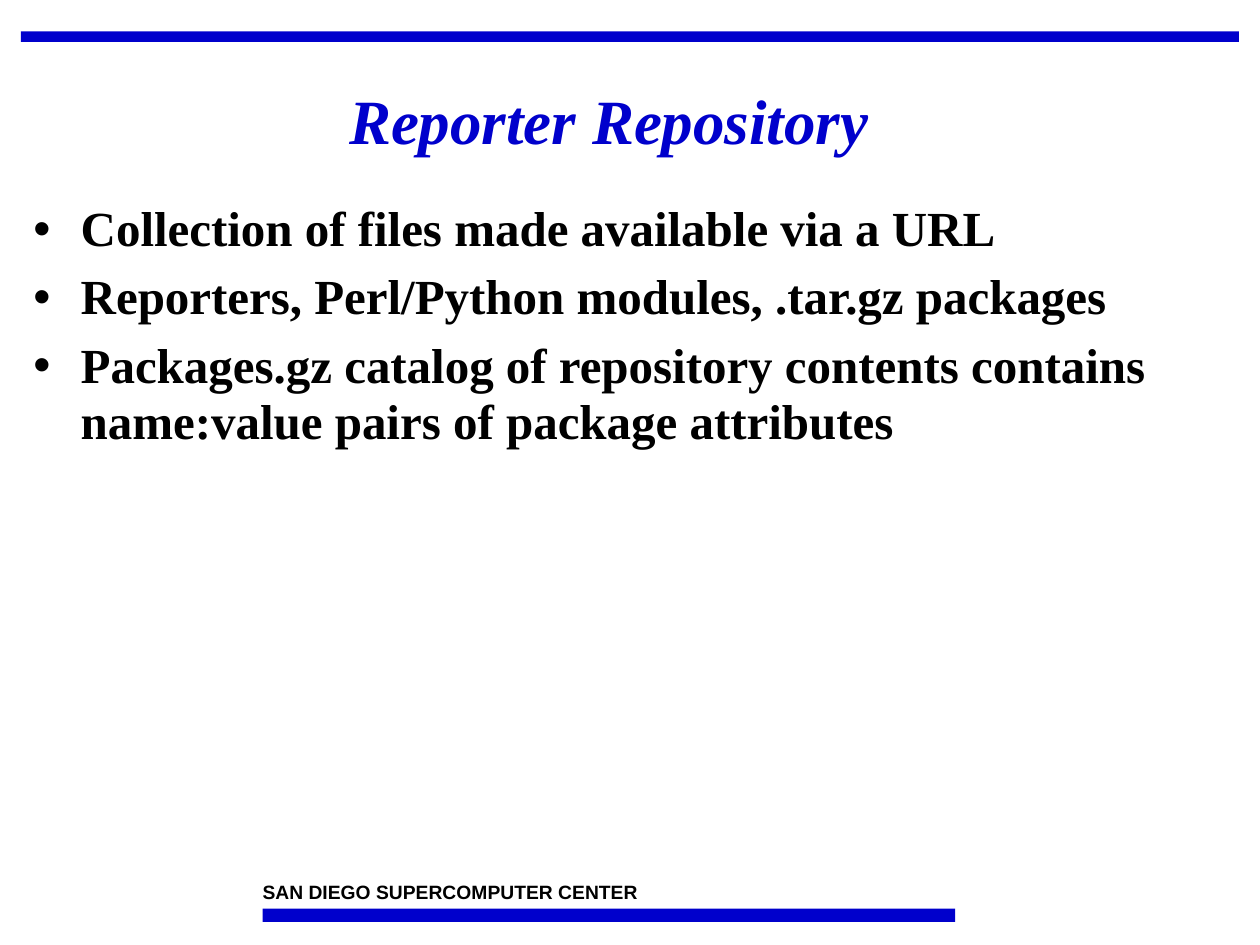
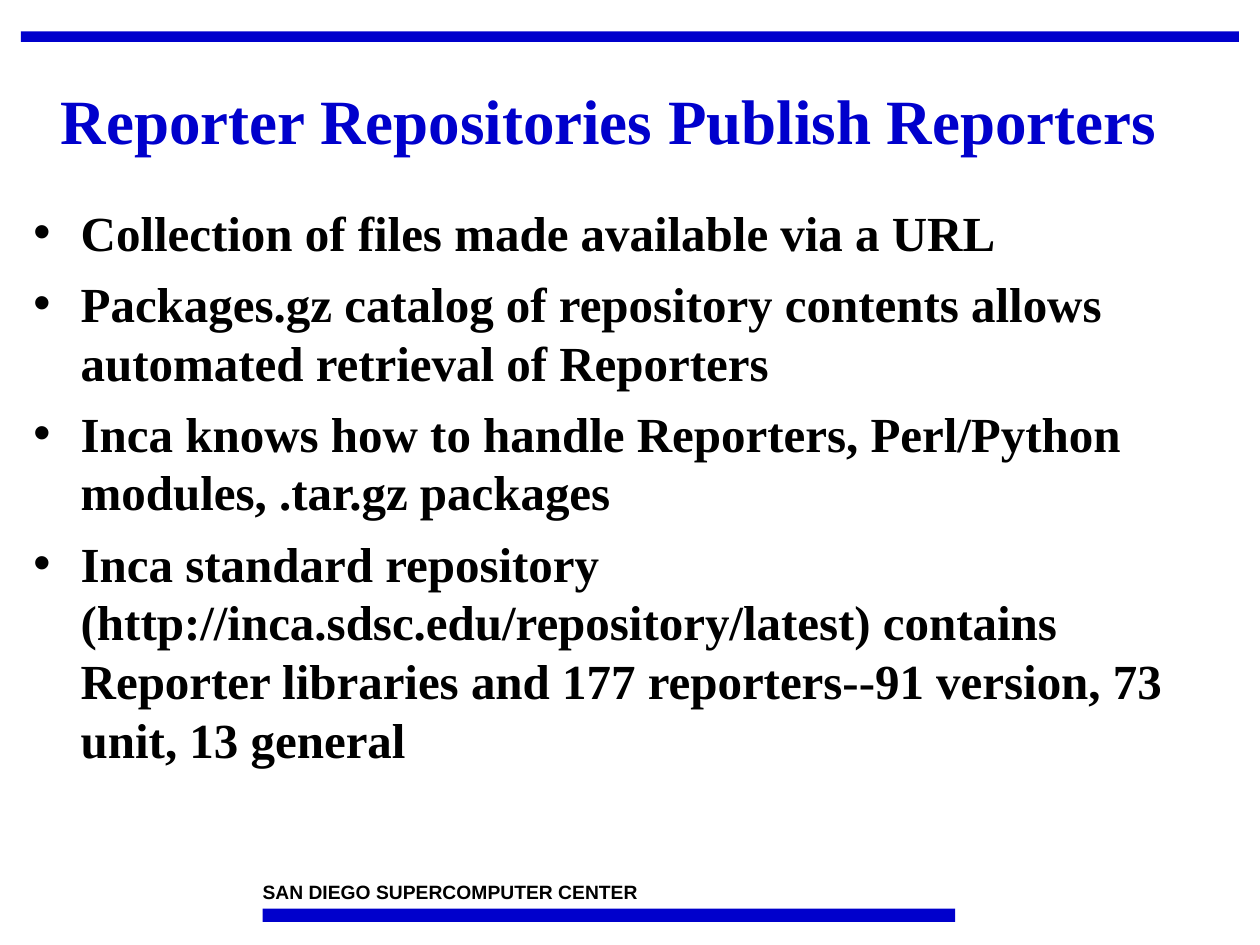
Before and after one commit to IncaProject/inca-xsede, a slide deck: slide 29 of talks/2008workshop/incaReporters.ppt (slide 33 before the commit). Drawn at 1260x945 pixels with LibreOffice and Linux fonts; fonts in the diff are those of the drawing; background and template pictures are left out. Boxes give left, top, right and bottom in pixels: in the first picture for what was removed or moved away, otherwise in the second. Text is boxed around its words. In the diff, an @@ line names an element or a change of style, - is before the commit and + after.

```diff
--- a/talks/2008workshop/incaReporters.ppt
+++ b/talks/2008workshop/incaReporters.ppt
@@ title at [61,100,1156,156]: text changed; italic off @@
-Reporter Repository
+Reporter Repositories Publish Reporters
@@ text at [81,216,995,252]: line spacing 0.95 to 1 @@
@@ text at [81,287,1162,768]: text changed @@
-• Reporters, Perl/Python modules, .tar.gz packages
-• Packages.gz catalog of repository contents contains name:value pairs of package attributes
+• Packages.gz catalog of repository contents allows automated retrieval of Reporters
+• Inca knows how to handle Reporters, Perl/Python modules, .tar.gz packages
+• Inca standard repository (http://inca.sdsc.edu/repository/latest) contains Reporter libraries and 177 reporters--91 version, 73 unit, 13 general
```
Also in this commit, not shown: 32 other slides changed, 1 slide added, 5 slides removed, 1 other file.
